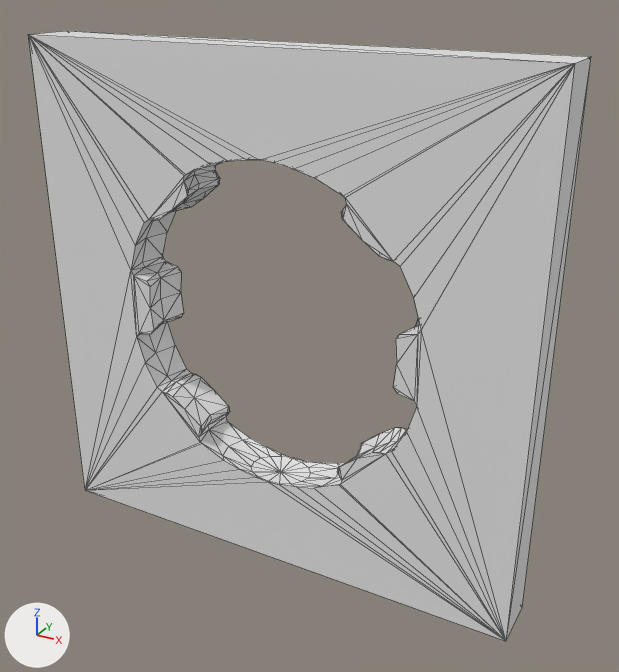
Two versions of the Blender file Fit Into/Assets/Blender/wallSphere.blend, one commit apart.
Rendered twice from a 50 mm camera at (3.07, -5.09, 2.51) aimed at (0.22, 0.08, -0.08). Arrows for +X, +Y and +Z are at lower left; the lights stay in place. Mesh edges are drawn as thin lines.
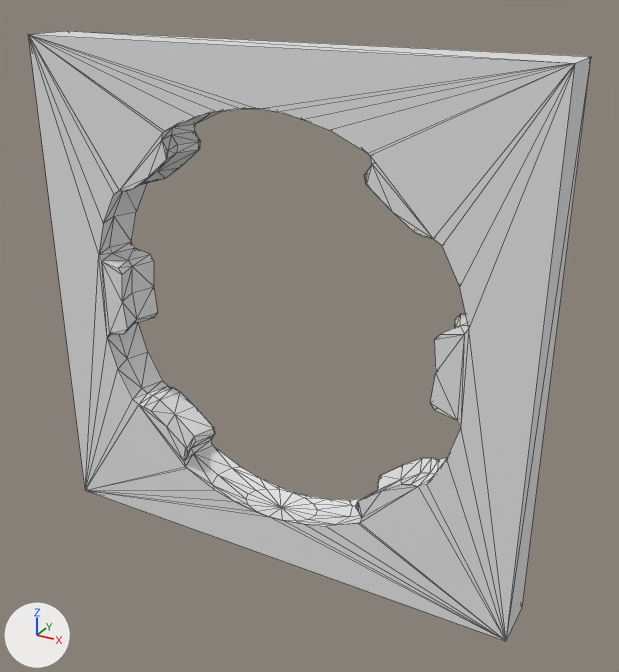
Boxes [x1, y1, x2, y2] around the edits, measured in the pictures (619 x 672 px; the box of a moved part takes in the faces that stretch with it):
part 1 of me_cube, moved or reshaped: [29, 35, 575, 640] in both

The change, as a list of edits to the scene's bpy script:
```text
Change me_cube:
    where me_cube.from_pydata(...)  # 296 vertices, 592 faces; spans x -2.0..2.0, y -2.0..2.0, z -2.0..2.0
    used by ob_cube; location = (0.0, 0.0, 0.0); scale = (1.0, 0.1, 1.0)
    me_cube part 1: all 288 vertices in x -1.27..1.27, y -2.0..2.0, z -1.3..1.3 are scaled about their middle by (1.26, 1, 1.26)
```
